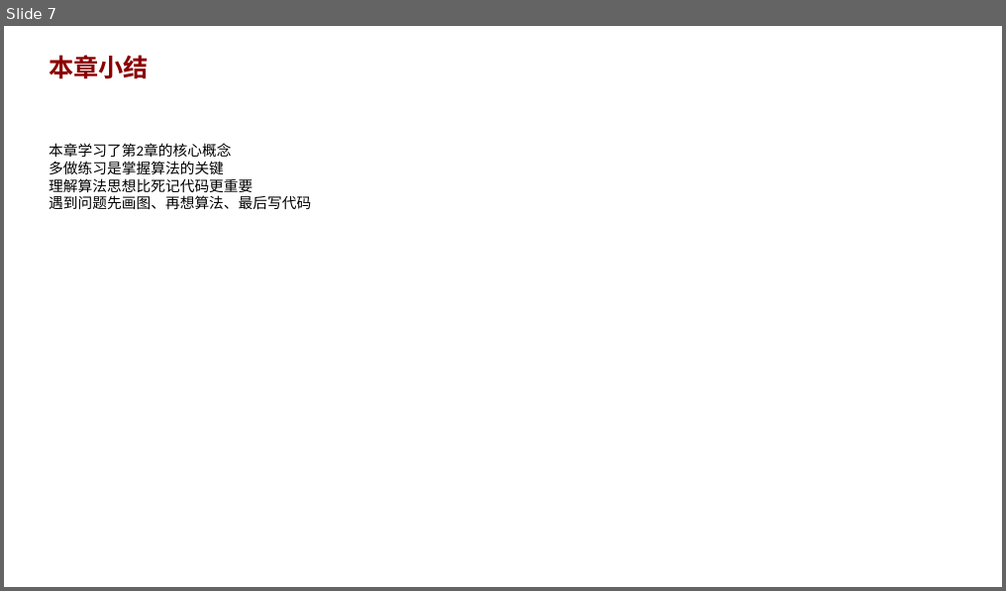
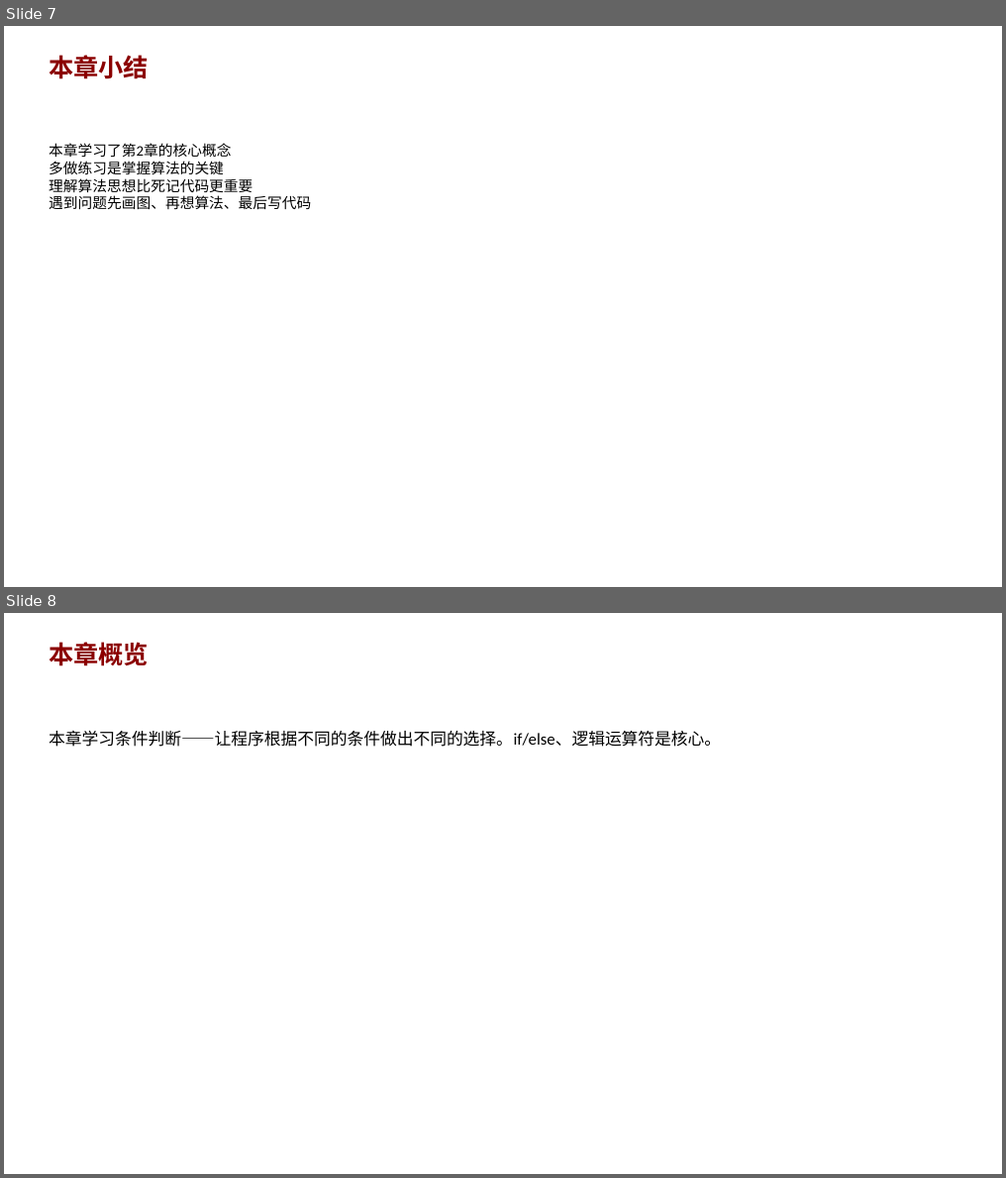
Before and after one commit to AndyLishengrui/trae-coding-course, a slide deck: textbook/ppt/chapter02_ppt.pptx. Shown one above the other, each under a label of ours: slide 7 before the commit, slides 7 and 8 after it. The pictures are 1006x591 and 1006x1178 pixels, drawn with LibreOffice and Linux fonts; fonts in the diff are those of the drawing. Boxes give left, top, right and bottom in pixels: in the first picture for what was removed or moved away, otherwise in the second. Text is boxed around its words. In the diff, an @@ line names an element or a change of style, - is before the commit and + after.

Commit message:
v5.5: PPT最终修复 - 8页/章 + 题名修正
PPT修复：
- 15个PPT从7页扩充到8页（添加本章概览slide）
- 修复9个题名错误（JD009/JD067/JD072/JD078/JD103/JD116/JD121/JD123/JD125）
- PPT校验3轮完成

教材迭代进度：
- 第1轮: 57个问题 ✅
- 第2轮: 14个代码bug修复 ✅
- 第3轮: 一致性修复 ✅
- 第4轮: 边缘情况审查 ⏳
- 第5-7轮: 待启动
- PPT校验: 3/3 ✅

```diff
--- a/textbook/ppt/chapter02_ppt.pptx
+++ b/textbook/ppt/chapter02_ppt.pptx
@@ slide 8 added at <box>4,613,1002,1174</box>, background #FFFFFF @@
@@ text added at <box>49,642,149,666</box>, 24 pt, text #8B0000, bold @@
+本章概览
@@ text added at <box>49,730,721,747</box>, 16 pt, text #000000 @@
+本章学习条件判断——让程序根据不同的条件做出不同的选择。if/else、逻辑运算符是核心。
```
Also in this commit, not shown: 14 other files.
